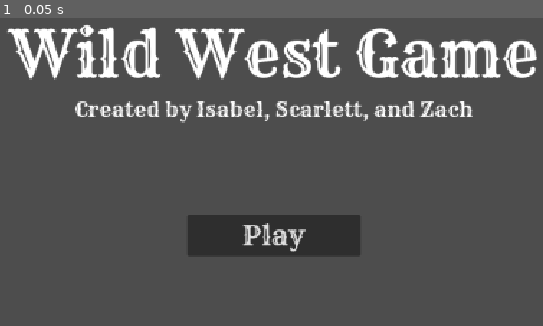
Above: before the commit, frame 1.
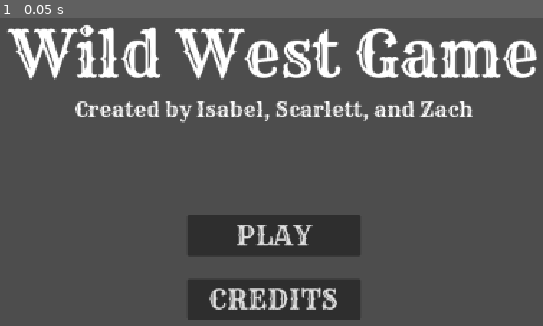
Above: after the commit, the same moment.

Repository: iltusing/hoohacks26
Game: Godot game, scene res://scenes/title.tscn
Two runs of this game, one before a commit and one after it. Both use one fixed random seed, a clock stepped at 60 frames per second and the inputs below.
Inputs:
- Up to frame 1 (0.05 s): no input

The runs differ from the first frame. In frame 1, 4.6% of the frame differs, in the area x 34-67%, y 66-99%.

Commit message:
Add credits button

Diff:
--- a/wild-west-game/scenes/title.tscn
+++ b/wild-west-game/scenes/title.tscn
@@ -45,4 +45,17 @@
 size_flags_horizontal = 4
 theme_override_fonts/font = ExtResource("1_4ignj")
 theme_override_font_sizes/font_size = 40
-text = "Play"
+text = "PLAY"
+
+[node name="HSeparator2" type="HSeparator" parent="VBoxContainer" unique_id=614688487]
+custom_minimum_size = Vector2(0, 25)
+layout_mode = 2
+theme_override_styles/separator = SubResource("StyleBoxEmpty_4ignj")
+
+[node name="Credits" type="Button" parent="VBoxContainer" unique_id=1763132349]
+custom_minimum_size = Vector2(250, 0)
+layout_mode = 2
+size_flags_horizontal = 4
+theme_override_fonts/font = ExtResource("1_4ignj")
+theme_override_font_sizes/font_size = 40
+text = "CREDITS"
